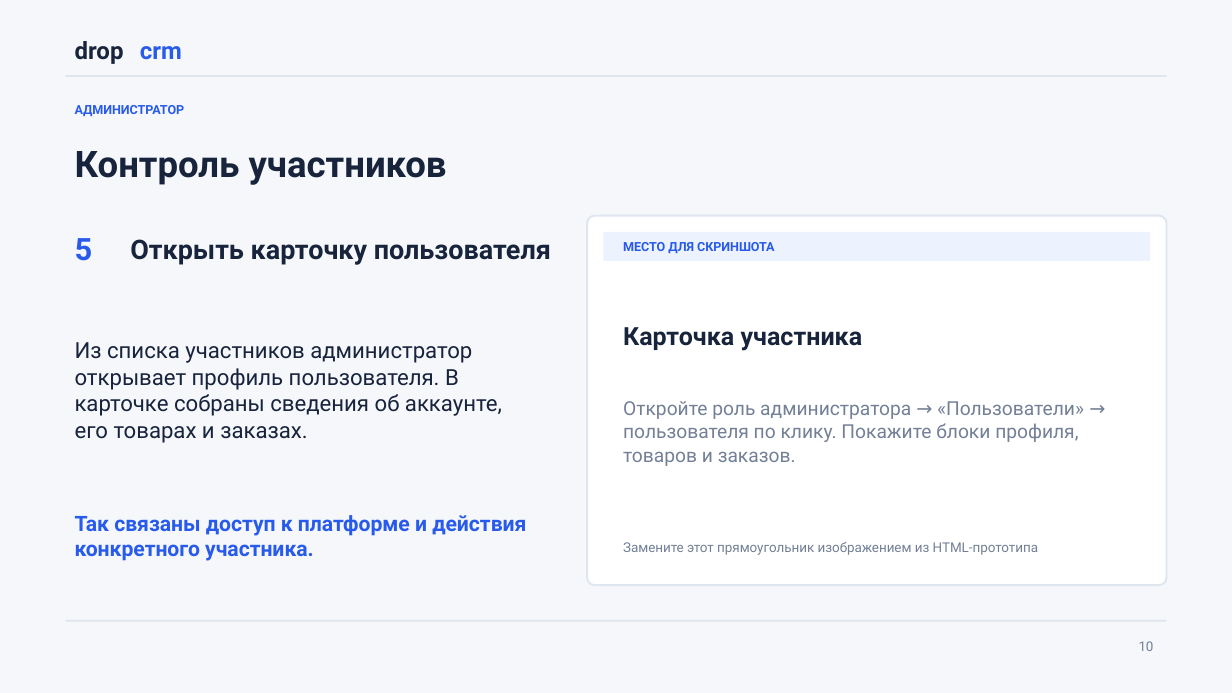
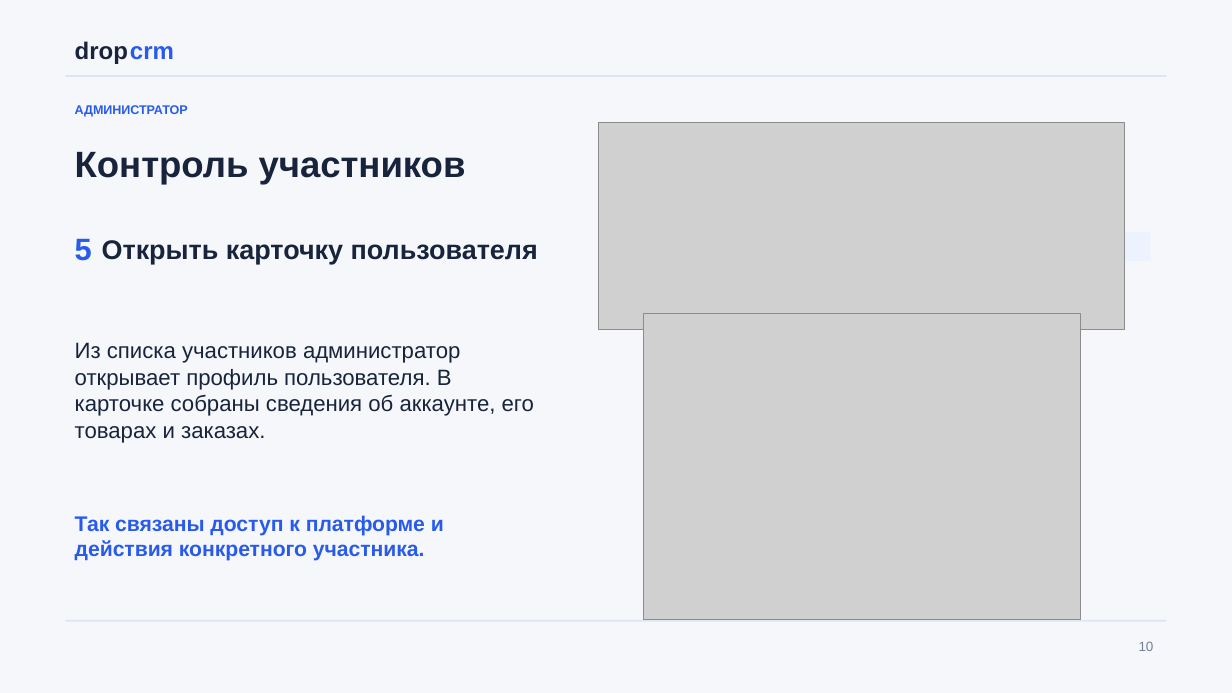
Before and after one commit to wertyqazx/DropCRM, a slide deck: slide 10 of DropCRM_Presentation_2026.pptx. Drawn at 1232x693 pixels with LibreOffice and Linux fonts; fonts in the diff are those of the drawing; grey boxes stand for pictures. Boxes give left, top, right and bottom in pixels: in the first picture for what was removed or moved away, otherwise in the second. Text is boxed around its words. In the diff, an @@ line names an element or a change of style, - is before the commit and + after.

```diff
--- a/DropCRM_Presentation_2026.pptx
+++ b/DropCRM_Presentation_2026.pptx
@@ text "crm": place and size @@
-text "crm" at bbox=[140, 46, 182, 60]
+text "crm" at bbox=[121, 32, 189, 66]
@@ picture added at bbox=[599, 122, 1125, 329] @@
@@ font Roboto to Arial in 9 elements at bbox=[66, 32, 139, 66], bbox=[75, 105, 188, 117], bbox=[75, 152, 466, 184], bbox=[1139, 641, 1154, 651], bbox=[75, 238, 92, 261], bbox=[75, 342, 534, 443], bbox=[75, 515, 444, 561], bbox=[121, 32, 189, 66], bbox=[102, 240, 538, 264] @@
@@ text "Открыть карточку пользователя": place and size @@
-text "Открыть карточку пользователя" at bbox=[130, 239, 551, 265]
+text "Открыть карточку пользователя" at bbox=[102, 240, 538, 264]
@@ rounded rectangle removed at bbox=[587, 215, 1166, 585] @@
@@ text removed at bbox=[623, 242, 774, 253] @@
-МЕСТО ДЛЯ СКРИНШОТА
@@ text removed at bbox=[623, 327, 863, 351] @@
-Карточка участника
@@ picture added at bbox=[643, 313, 1080, 620] @@
@@ text removed at bbox=[623, 401, 1084, 466] @@
-Откройте роль администратора → «Пользователи» → пользователя по клику. Покажите блоки профиля, товаров и заказов.
@@ text removed at bbox=[623, 542, 1039, 555] @@
-Замените этот прямоугольник изображением из HTML-прототипа
```
Also in this commit, not shown: 16 other slides changed.
